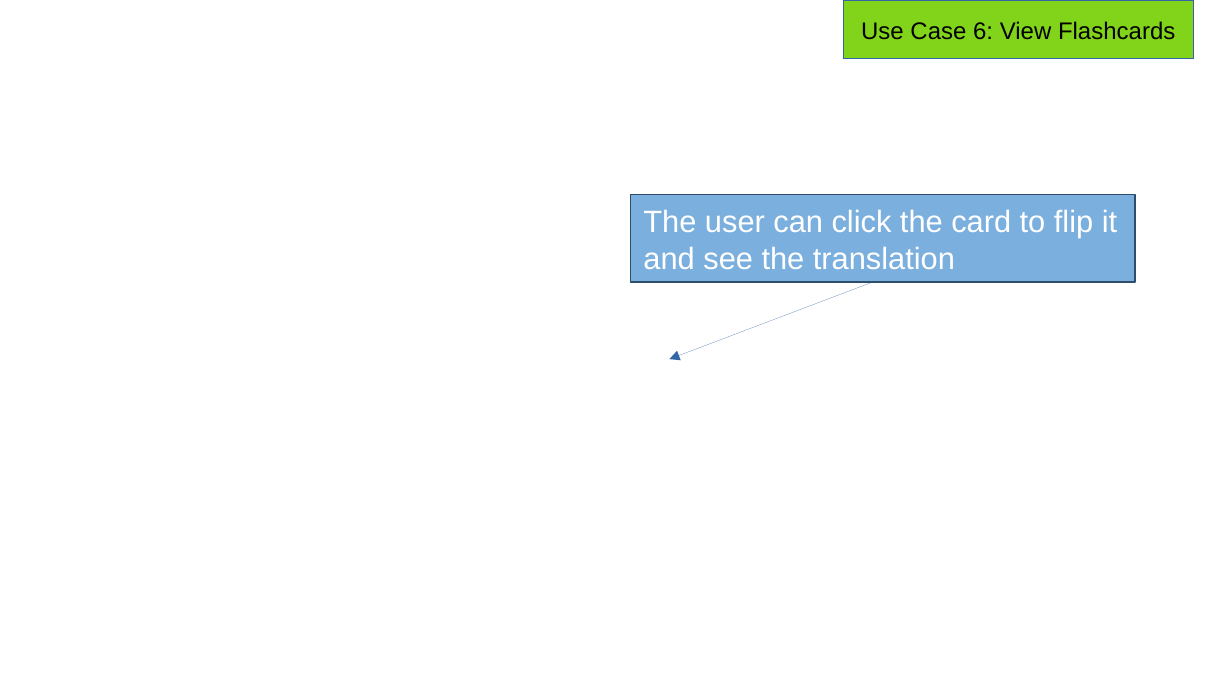
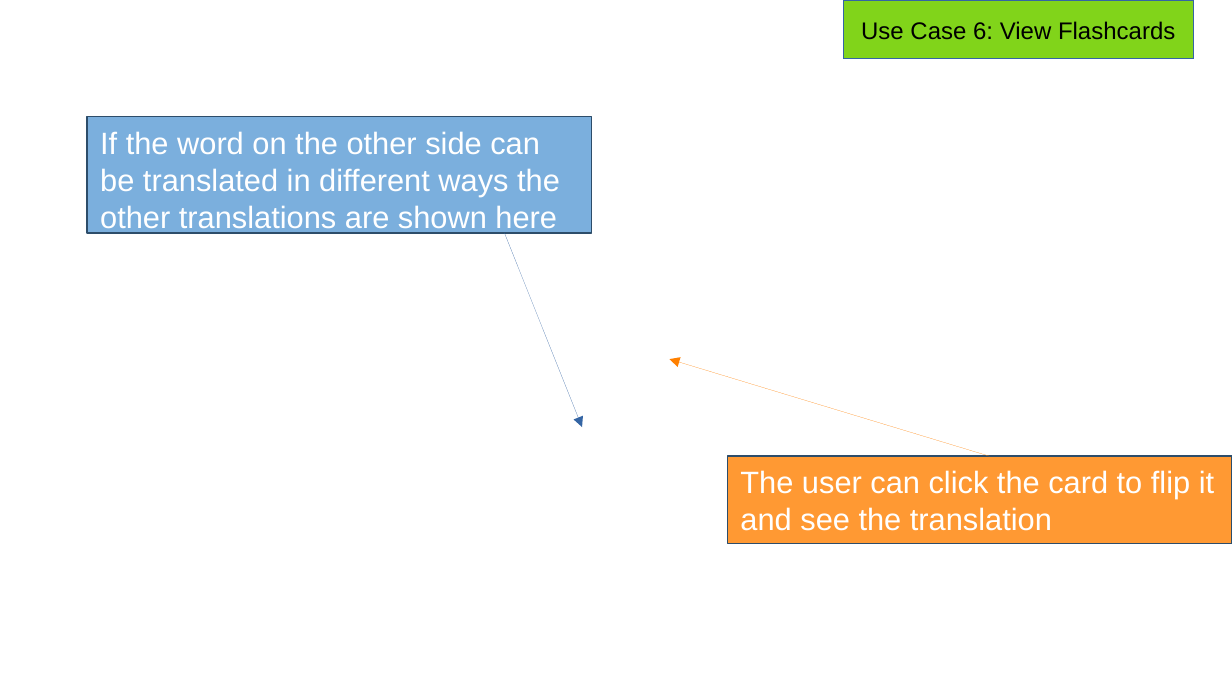
Before and after one commit to SaltyW123/gp20, a slide deck: slide 30 of dev/20200218/osp1/UI-Spec-Presentation/Demo_of_UI.odp. Drawn at 1232x694 pixels with LibreOffice and Linux fonts; fonts in the diff are those of the drawing; background and template pictures are left out. Boxes give left, top, right and bottom in pixels: in the first picture for what was removed or moved away, otherwise in the second. Text is boxed around its words. In the diff, an @@ line names an element or a change of style, - is before the commit and + after.

```diff
--- a/dev/20200218/osp1/UI-Spec-Presentation/Demo_of_UI.odp
+++ b/dev/20200218/osp1/UI-Spec-Presentation/Demo_of_UI.odp
@@ rectangle added at <box>87,116,591,232</box>, fill #5B9BD5 at 80% opacity, outline #2D4D6A 0.99 pt, 18 pt, text #FFFFFF @@
+If the word on the other side can be translated in different ways the other translations are shown here
@@ arrow added from (504, 233) to (582, 426), #3465A4 0 pt @@
@@ arrow removed from (873, 282) to (669, 359) @@
@@ arrow added from (989, 456) to (669, 359), #FF8000 0 pt @@
@@ rectangle "The user can click the ...": place and size @@
-rectangle "The user can click the ..." at <box>631,195,1135,282</box>
+rectangle "The user can click the ..." at <box>728,456,1232,543</box>
@@ rectangle "The user can click the ..." at <box>728,456,1232,543</box>: fill #5B9BD5 at 80% opacity to #FF8000 at 80% opacity @@
```
Also in this commit, not shown: 15 other slides changed, 1 slide added, 21 other files.
